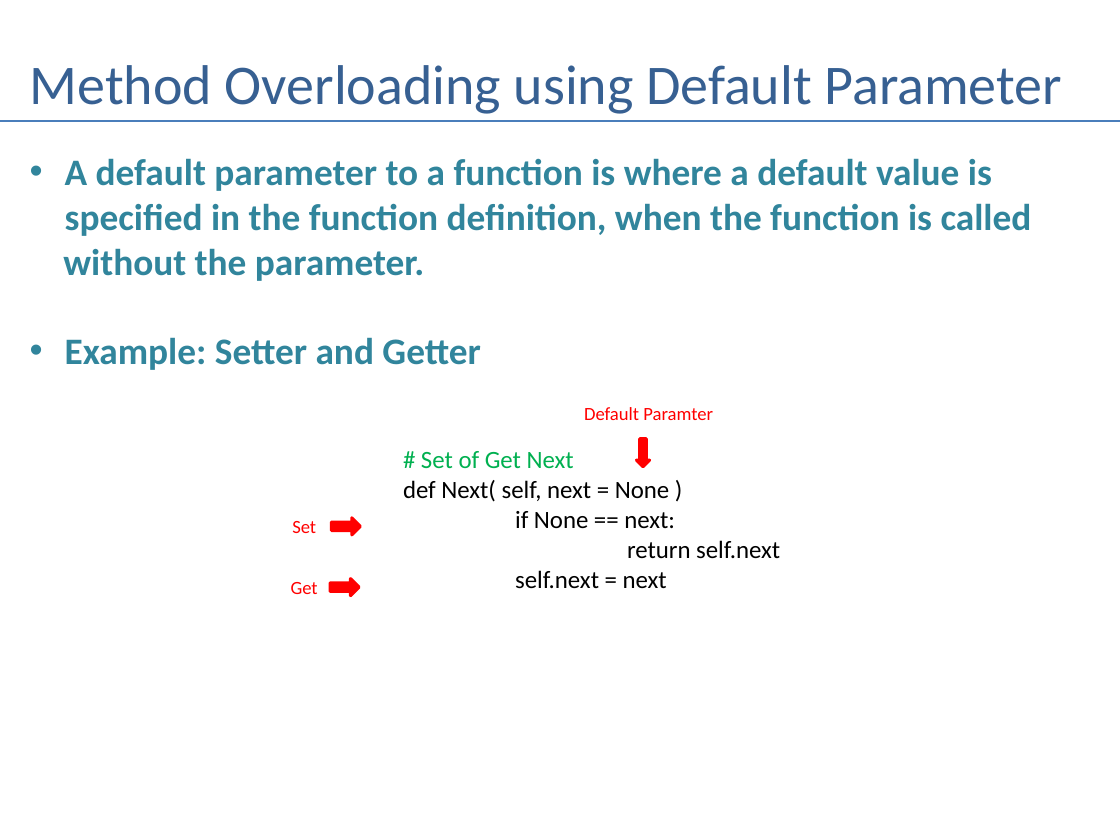
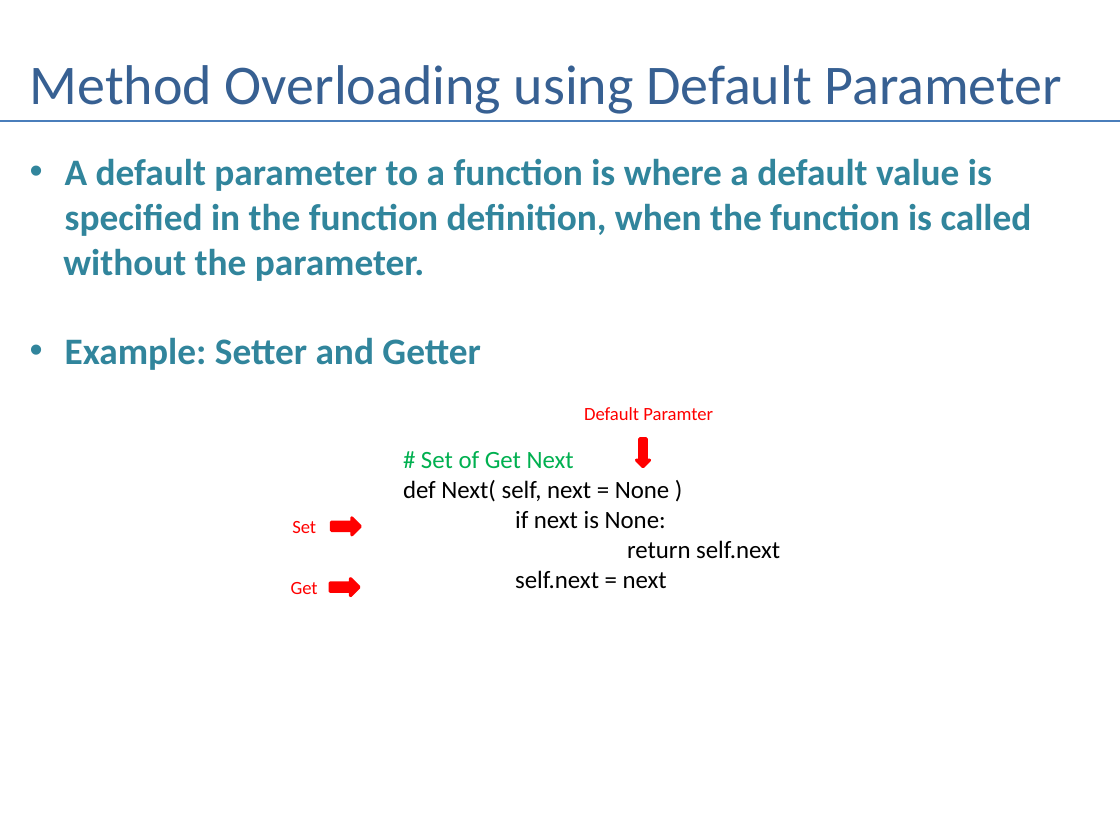
Before and after one commit to andrewferlitsch/Portland-Data-Science-Group, a slide deck: slide 6 of Presentations/Python - OOP.pptx. Drawn at 1120x840 pixels with LibreOffice and Linux fonts; fonts in the diff are those of the drawing. Boxes give left, top, right and bottom in pixels: in the first picture for what was removed or moved away, otherwise in the second. Text is boxed around its words. In the diff, an @@ line names an element or a change of style, - is before the commit and + after.

```diff
--- a/Presentations/Python - OOP.pptx
+++ b/Presentations/Python - OOP.pptx
@@ text at [515, 511, 666, 528]: text changed @@
-if None == next:
+if next is None:
```
Also in this commit, not shown: 1 other slide changed, 1 other file.
